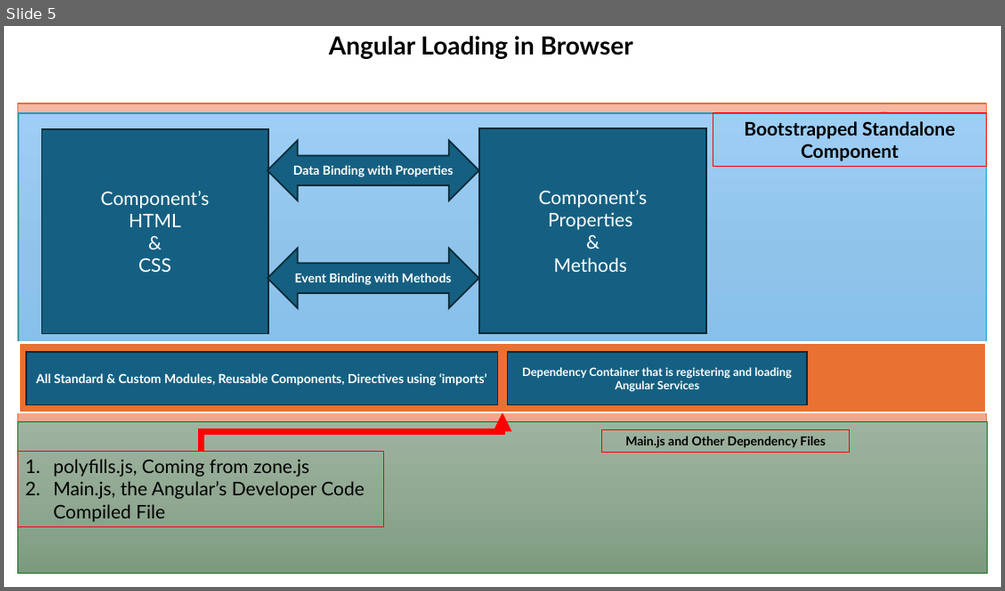
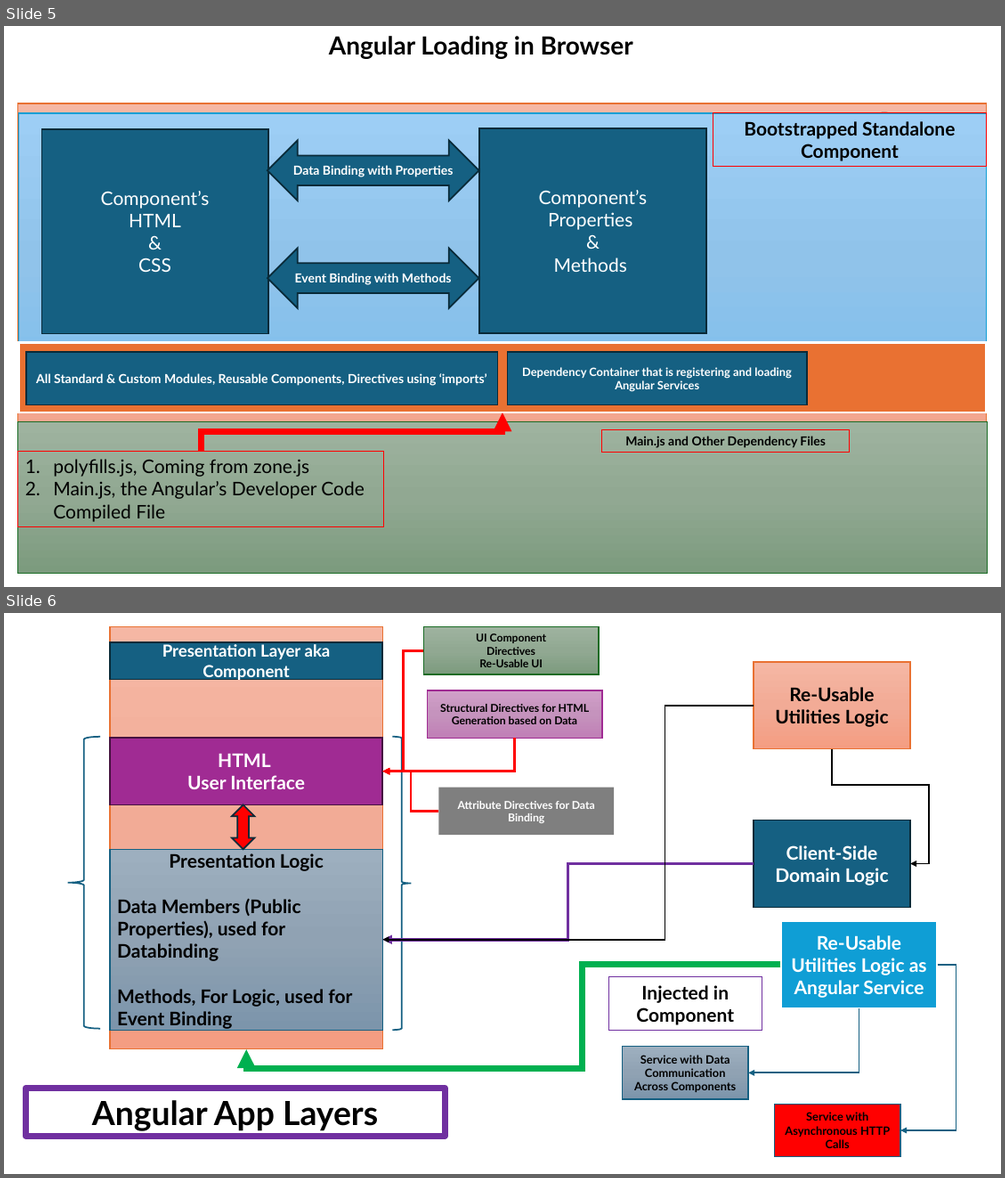
Before and after one commit to maheshsabnis/ng17guard, a slide deck: my-ng-app/Angular_Training_Images.pptx. Shown one above the other, each under a label of ours: slide 5 before the commit, slides 5 and 6 after it. The pictures are 1005x591 and 1005x1178 pixels, drawn with LibreOffice and Linux fonts; fonts in the diff are those of the drawing. Boxes give left, top, right and bottom in pixels: in the first picture for what was removed or moved away, otherwise in the second. Text is boxed around its words. In the diff, an @@ line names an element or a change of style, - is before the commit and + after.

```diff
--- a/my-ng-app/Angular_Training_Images.pptx
+++ b/my-ng-app/Angular_Training_Images.pptx
@@ slide 6 added at <box>4,613,1001,1174</box>, background #FFFFFF @@
@@ rectangle added at <box>110,627,383,1050</box>, fill gradient #F5B8A5 to #F2AB96 to #F59E82, outline #E97132 1 pt @@
@@ rectangle added at <box>423,627,599,675</box>, fill gradient #9EB49F to #91A892 to #7D9C7E, outline #196B24 1 pt, 10.5 pt, text #000000, bold @@
+UI Component
+Directives
+Re-Usable UI
@@ rectangle added at <box>110,642,383,680</box>, fill #156082, outline #092A39 1.5 pt, 16 pt, text #FFFFFF, bold @@
+Presentation Layer aka Component
@@ elbow arrow added from (423, 650) to (382, 771), #FF0000 2.25 pt @@
@@ rectangle added at <box>753,662,910,749</box>, fill gradient #F5B8A5 to #F2AB96 to #F59E82, outline #E97132 1 pt, 18 pt, text #000000, bold @@
+Re-Usable Utilities Logic
@@ rectangle added at <box>428,690,602,738</box>, fill gradient #D0A0C8 to #C693BD to #C17FB6, outline #A02B93 1 pt, 10.5 pt, text #000000, bold @@
+Structural Directives for HTML Generation based on Data
@@ elbow arrow added from (753, 706) to (382, 940), #000000 1.5 pt @@
@@ left brace added at <box>67,737,100,1028</box>, outline #156082 1.5 pt @@
@@ rectangle added at <box>110,738,383,805</box>, fill #A02B93, outline #461340 1.5 pt, 18 pt, text #FFFFFF, bold @@
+HTML
+User Interface
@@ elbow arrow added from (515, 738) to (382, 771), #FF0000 2.25 pt @@
@@ right brace added at <box>392,737,411,1030</box>, outline #156082 1.5 pt @@
@@ elbow arrow added from (438, 811) to (382, 771), #FF0000 2.25 pt @@
@@ elbow arrow added from (832, 749) to (910, 863), #000000 1.5 pt @@
@@ rectangle added at <box>438,787,614,835</box>, fill #000000 at 50% opacity, 10.5 pt, text #FFFFFF, bold @@
+Attribute Directives for Data Binding
@@ up down arrow added at <box>232,804,255,849</box>, fill #FF0000, outline #092A39 1.5 pt @@
@@ rectangle added at <box>753,820,910,908</box>, fill #156082, outline #092A39 1.5 pt, 18 pt, text #FFFFFF, bold @@
+Client-Side Domain Logic
@@ rectangle added at <box>110,850,383,1030</box>, fill gradient #9EAFBF to #91A3B4 to #7C95AB, outline #156082 1 pt, 18 pt, text #000000, bold @@
+Presentation Logic
+Data Members (Public Properties), used for Databinding
+Methods, For Logic, used for Event Binding
@@ elbow arrow added from (753, 863) to (382, 940), #7030A0 3 pt @@
@@ rectangle added at <box>781,921,938,1008</box>, fill #0F9ED5, outline #FFFFFF 2 pt, 18 pt, text #FFFFFF, bold @@
+Re-Usable Utilities Logic as Angular Service
@@ elbow arrow added from (781, 965) to (246, 1049), #00B050 6 pt @@
@@ rectangle added at <box>609,977,762,1030</box>, outline #7030A0 0.75 pt, 18 pt, text #000000, bold @@
+Injected in Component
@@ elbow arrow added from (938, 965) to (900, 1130), #156082 1.5 pt @@
@@ elbow arrow added from (859, 1008) to (748, 1073), #156082 1.5 pt @@
@@ rectangle added at <box>623,1046,749,1099</box>, fill gradient #9EAFBF to #91A3B4 to #7C95AB, outline #156082 1 pt, 11 pt, text #000000, bold @@
+Service with Data Communication Across Components
@@ rectangle added at <box>25,1088,445,1135</box>, outline #7030A0 6 pt, 32 pt, text #000000, bold @@
+Angular App Layers
@@ rectangle added at <box>774,1103,900,1157</box>, fill #FF0000, outline #156082 1 pt, 11 pt, text #000000, bold @@
+Service with Asynchronous HTTP Calls
```
Also in this commit, not shown: 16 other files.
